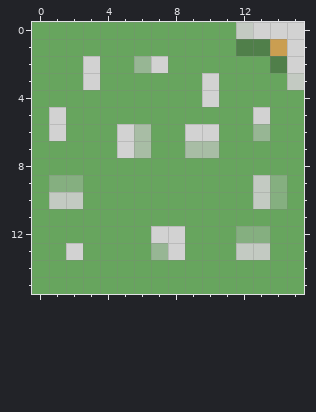
Edited in one commit: pixel-art sprite (Programme/My2DGame/res/tiles/road11.png). The picture above was drawn from the file before the commit.
The file is 16x16 pixels. Colours within 5 levels of each other are drawn and written as one.
The same view after the edit:
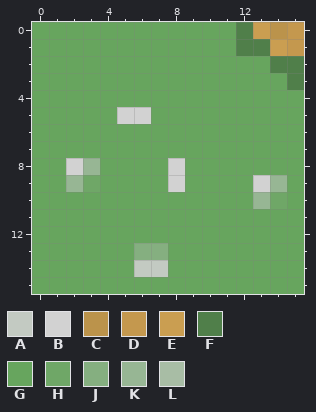
Palette (. is transparent): A #c3cac2  B #d2d2d2  C #bb934b  D #c4984e  E #ca9e51  F #507f4a  G #67a55e  H #6fa767  J #85af80  K #97b694  L #a8bda5
From old to new:
@@ x 0..15 @@
- 0 GGGGGGGGGGGGABBB
- 1 GGGGGGGGGGGGFFEB
- 2 GGGBGGKBGGGGGGFB
- 3 GGGBGGGGGGBGGGGA
- 4 GGGGGGGGGGBGGGGG
- 5 GBGGGGGGGGGGGBGG
- 6 GBGGGBLGGBBGGKGG
- 7 GGGGGBLGGLLGGGGG
- 8 GGGGGGGGGGGGGGGG
- 9 GJJGGGGGGGGGGAJG
-10 GAAGGGGGGGGGGAJG
+ 0 GGGGGGGGGGGGFECD
+ 1 GGGGGGGGGGGGFFED
+ 2 GGGGGGGGGGGGGGFF
+ 3 GGGGGGGGGGGGGGGF
+ 4 GGGGGGGGGGGGGGGG
+ 5 GGGGGBBGGGGGGGGG
+ 6 GGGGGGGGGGGGGGGG
+ 7 GGGGGGGGGGGGGGGG
+ 8 GGBKGGGGBGGGGGGG
+ 9 GGKHGGGGBGGGGBKG
+10 GGGGGGGGGGGGGKHG
 11 GGGGGGGGGGGGGGGG
-12 GGGGGGGBBGGGJJGG
-13 GGBGGGGKBGGGAAGG
-14 GGGGGGGGGGGGGGGG
+12 GGGGGGGGGGGGGGGG
+13 GGGGGGJJGGGGGGGG
+14 GGGGGGAAGGGGGGGG
 15 GGGGGGGGGGGGGGGG
